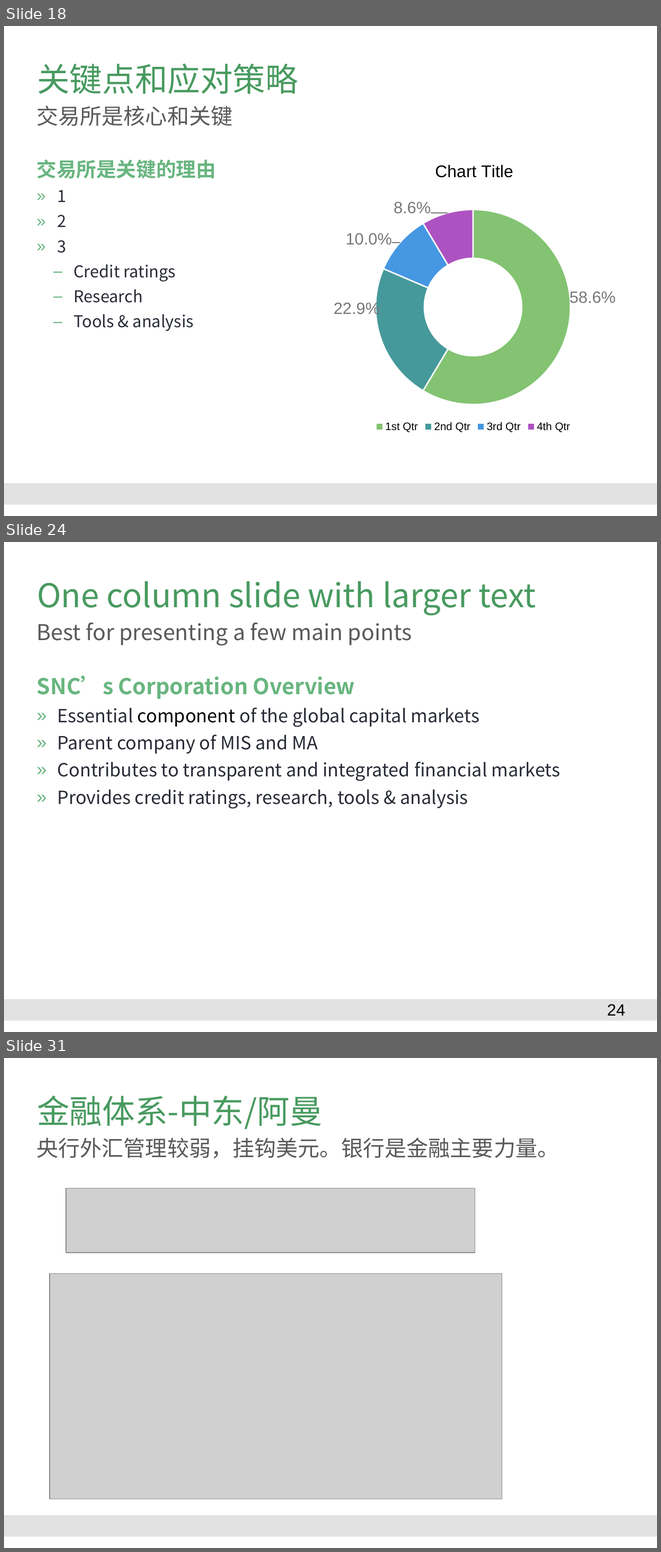
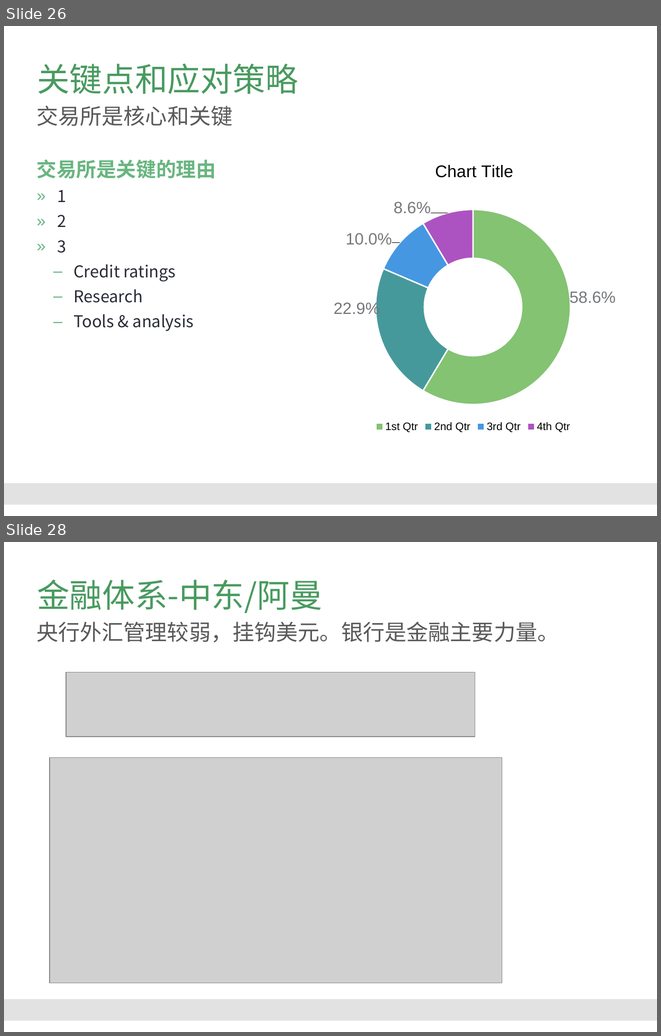
Before and after one commit to Catfeeds/DOC, a slide deck: A阿曼/proposal for Oman.pptx. Shown one above the other, each under a label of ours: slides 18, 24 and 31 before the commit, slides 26 and 28 after it; the slides between them are not shown. The pictures are 661x1552 and 661x1036 pixels, drawn with LibreOffice and Linux fonts; fonts in the diff are those of the drawing; grey boxes stand for pictures; background and template pictures are left out. Boxes give left, top, right and bottom in pixels: in the first picture for what was removed or moved away, otherwise in the second. Text is boxed around its words. In the diff, an @@ line names an element or a change of style, - is before the commit and + after.

```diff
--- a/A阿曼/proposal for Oman.pptx
+++ b/A阿曼/proposal for Oman.pptx
@@ slide 24 removed at [4,542,657,1032], background #FFFFFF; not listed: 1 template element that a slide beside it also shows @@
@@ title removed at [37,581,536,616] @@
-One column slide with larger text
@@ text removed at [37,623,412,646] @@
-Best for presenting a few main points
@@ text removed at [37,676,560,809] @@
-SNC’s Corporation Overview
-  » Essential component of the global capital markets
-  » Parent company of MIS and MA
-  » Contributes to transparent and integrated financial markets
-  » Provides credit ratings, research, tools & analysis
@@ page number removed at [607,1004,625,1015] @@
-24
@@ what was slide 18 is now slide 26 @@
@@ what was slide 31 is now slide 28 @@
```
Also in this commit, not shown: 5 slides changed, 8 slides added, 10 other slides removed, 2 other files.
